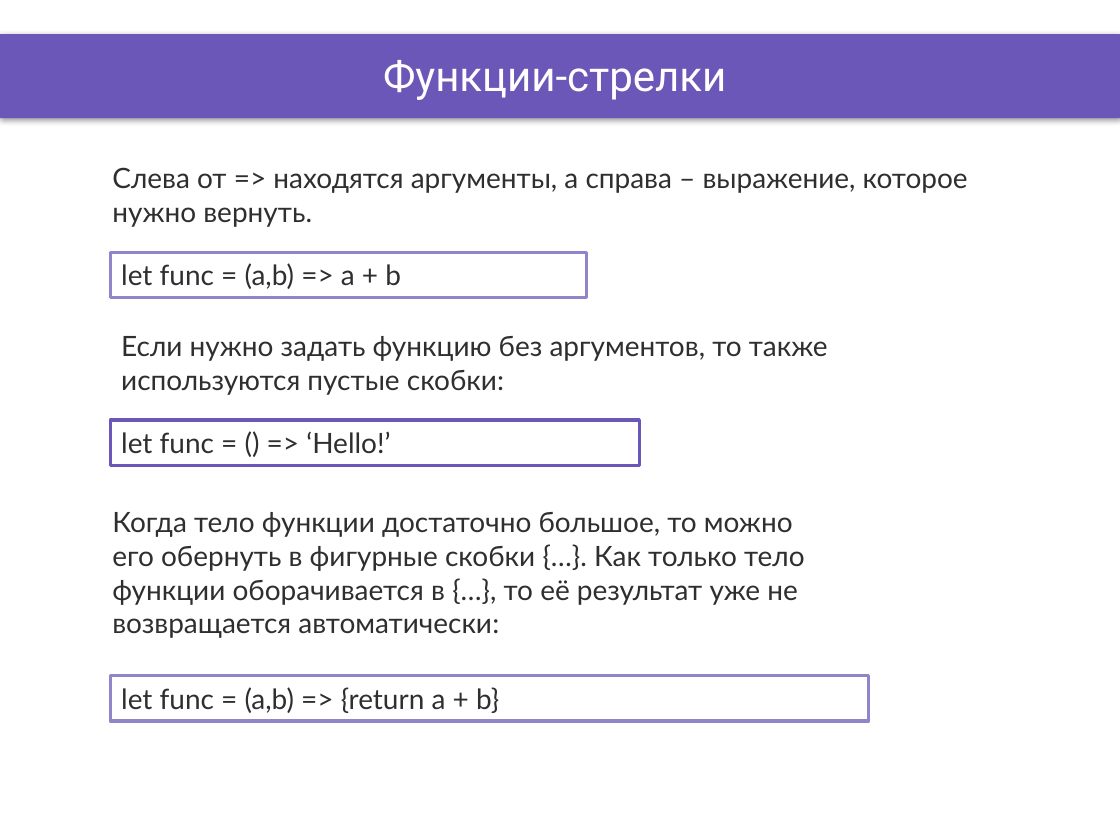
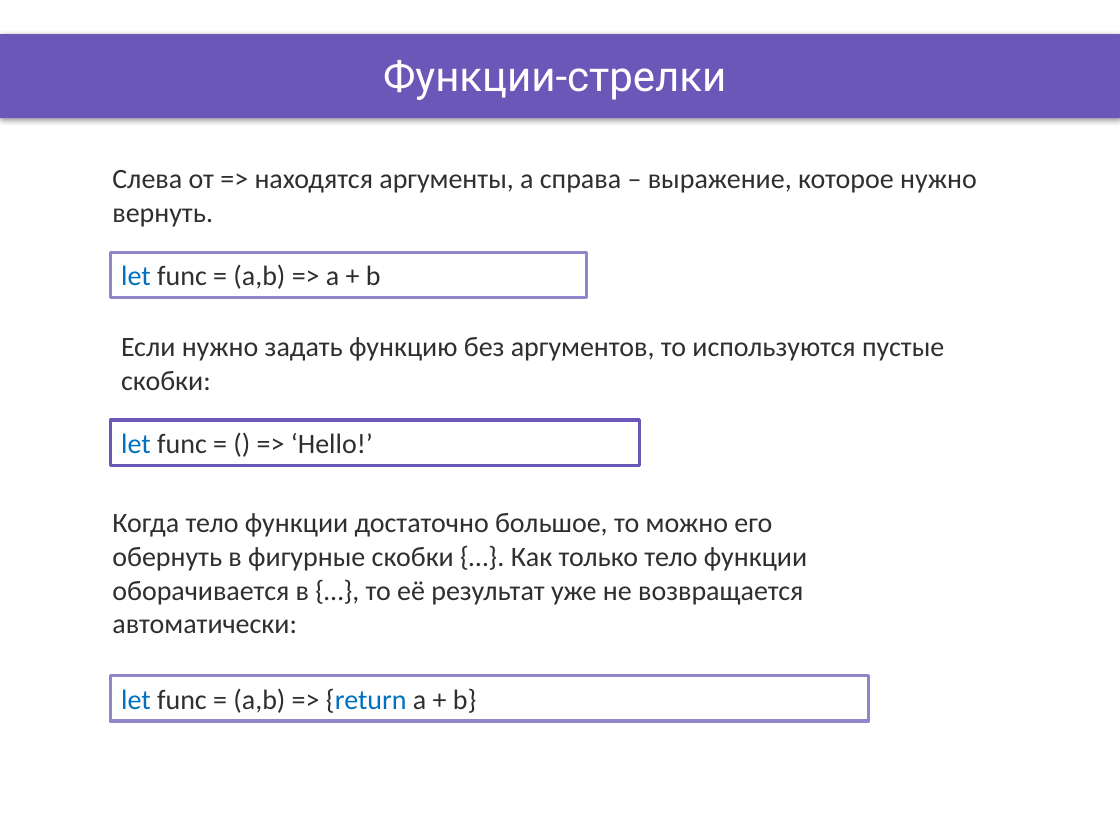
Before and after one commit to DinamickaDevelopment/ignite, a slide deck: slide 5 of ReactJS/lesson_22/Presentation/ES6_7.pptx. Drawn at 1120x840 pixels with LibreOffice and Linux fonts; fonts in the diff are those of the drawing; background and template pictures are left out. Boxes give left, top, right and bottom in pixels: in the first picture for what was removed or moved away, otherwise in the second. Text is boxed around its words. In the diff, an @@ line names an element or a change of style, - is before the commit and + after.

```diff
--- a/ReactJS/lesson_22/Presentation/ES6_7.pptx
+++ b/ReactJS/lesson_22/Presentation/ES6_7.pptx
@@ text "Слева от => находятся аргументы, ..." at bbox=[112, 170, 977, 227]: font Lato to Calibri @@
@@ rectangle "let func = (a,b) => ..." at bbox=[110, 252, 586, 297]: font Lato to Calibri; text colour #2F2F2F to #0070C0 in "let" @@
@@ text at bbox=[121, 337, 944, 390]: text changed; font Lato to Calibri @@
-Если нужно задать функцию без аргументов, то также используются пустые скобки:
+Если нужно задать функцию без аргументов, то используются пустые скобки:
@@ rectangle "let func = () => ..." at bbox=[110, 420, 638, 465]: font Lato to Calibri; text colour #2F2F2F to #0070C0 in "let" @@
@@ text "Когда тело функции достаточно большое, ..." at bbox=[112, 513, 807, 633]: font Lato to Calibri @@
@@ rectangle "let func = (a,b) => ..." at bbox=[110, 675, 868, 720]: font Lato to Calibri; text colour #2F2F2F to #0070C0 in "let {return" @@
```
Also in this commit, not shown: 5 other slides changed.
